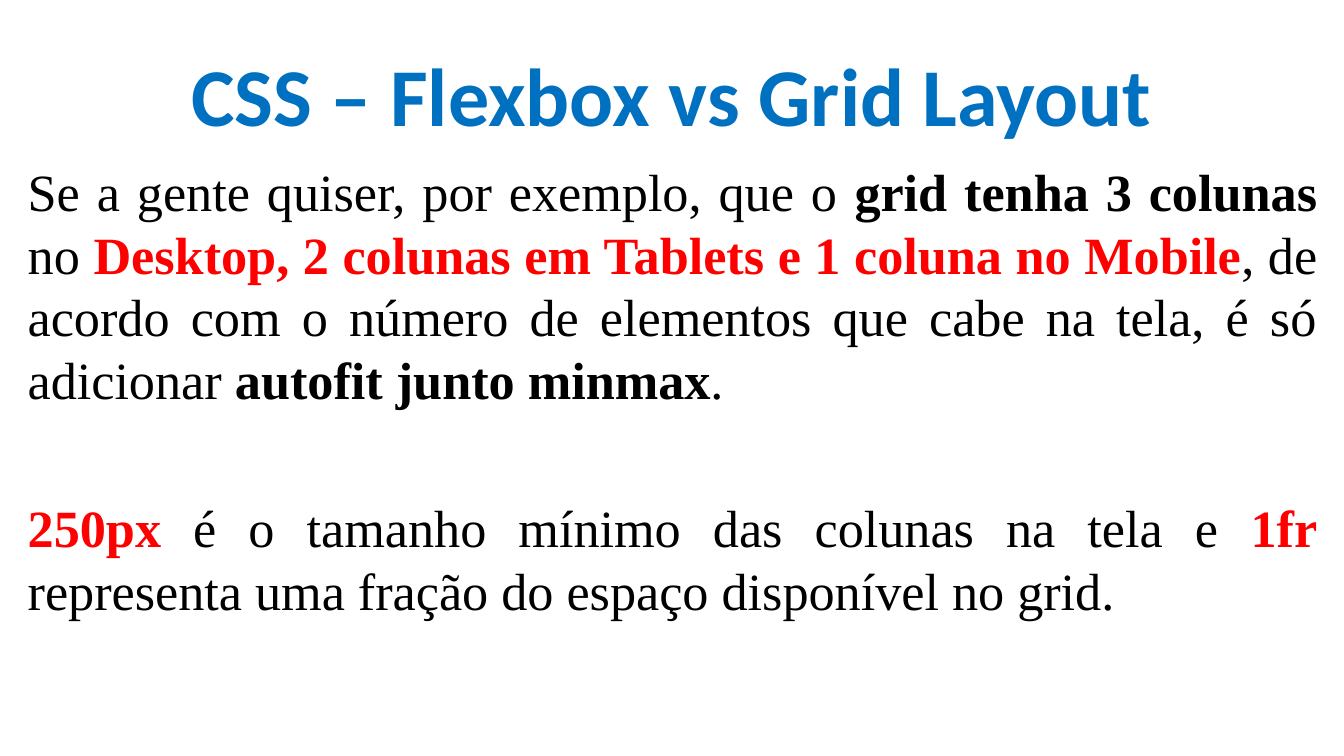
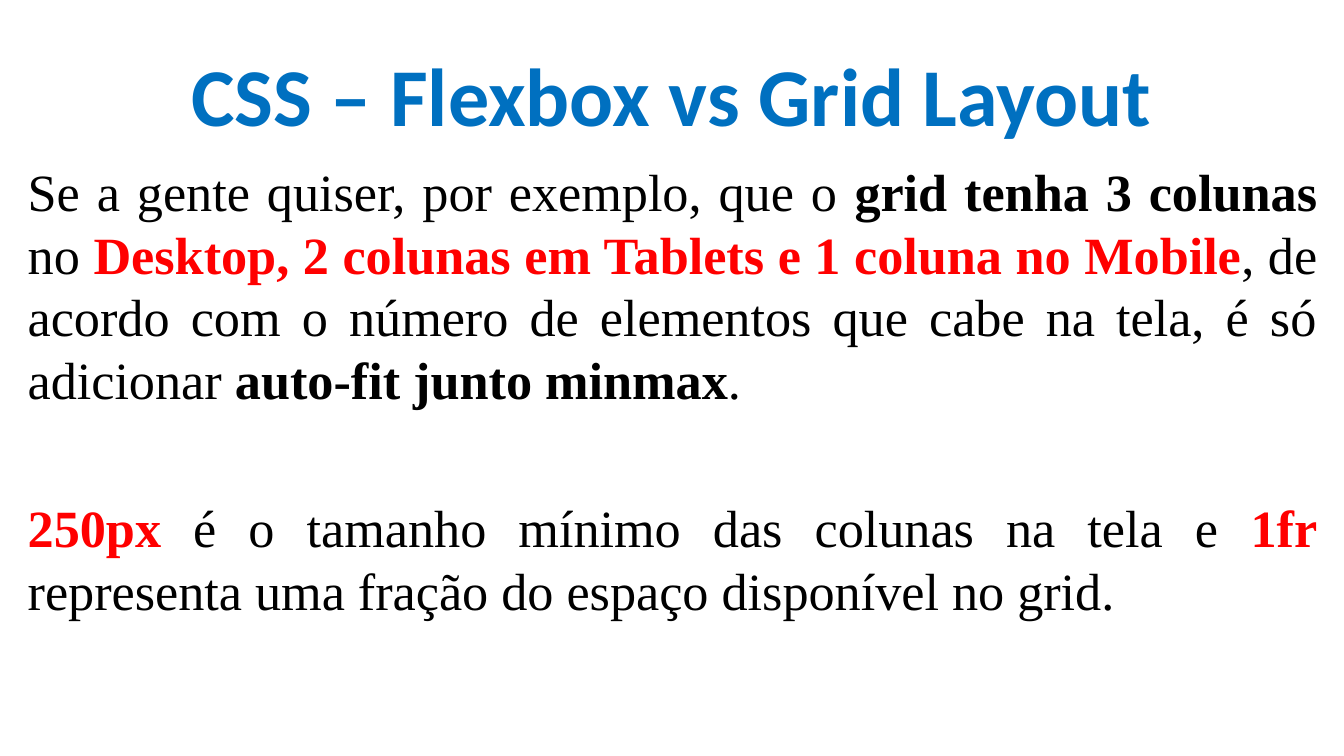
Before and after one commit to CloudEducationBrazil/WydenDesenvolvimentoWebPHP, a slide deck: slide 15 of 01 Classes/Aula 07 Desenvolvimento Web PHP - CSS.pptx. Drawn at 1344x756 pixels with LibreOffice and Linux fonts; fonts in the diff are those of the drawing; background and template pictures are left out. Boxes give left, top, right and bottom in pixels: in the first picture for what was removed or moved away, otherwise in the second. Text is boxed around its words. In the diff, an @@ line names an element or a change of style, - is before the commit and + after.

```diff
--- a/01 Classes/Aula 07 Desenvolvimento Web PHP - CSS.pptx
+++ b/01 Classes/Aula 07 Desenvolvimento Web PHP - CSS.pptx
@@ text at [28,174,1317,410]: text changed @@
-Se a gente quiser, por exemplo, que o grid tenha 3 colunas no Desktop, 2 colunas em Tablets e 1 coluna no Mobile, de acordo com o número de elementos que cabe na tela, é só adicionar autofit junto minmax.
+Se a gente quiser, por exemplo, que o grid tenha 3 colunas no Desktop, 2 colunas em Tablets e 1 coluna no Mobile, de acordo com o número de elementos que cabe na tela, é só adicionar auto-fit junto minmax.
```
Also in this commit, not shown: 1 other slide changed, 1 other file.
